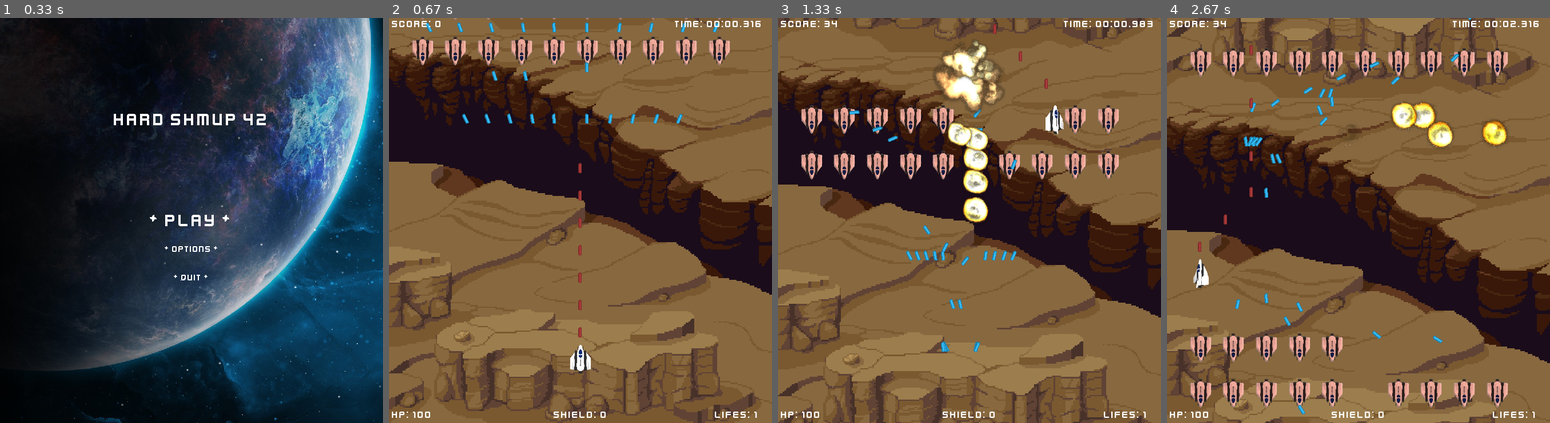
Above: before the commit, frames 1-4 (left to right).
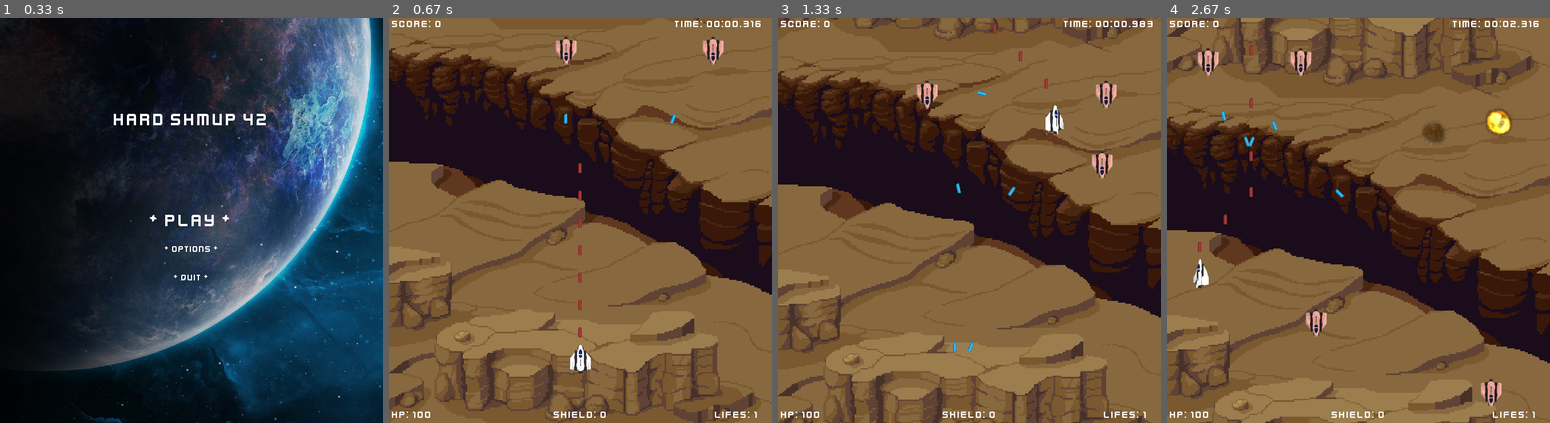
Above: after the commit, the same moments.

Repository: 2ndcouteau/Py_shmup
Game: pygame game, started from srcs/main.py
Two runs of this game, one before a commit and one after it. Both use one fixed random seed, a clock stepped at 60 frames per second and the inputs below.
Inputs:
- Up to frame 1 (0.33 s): no input
- Up to frame 2 (0.67 s): tap Enter at 0.33 s
- Up to frame 3 (1.33 s): hold Up 0.67-1.13 s; hold Right from 1.17 s (still down)
- Up to frame 4 (2.67 s): release Right at 1.63 s; hold Left 1.67-2.2 s; hold Down 2.23-2.53 s; hold Left from 2.57 s (still down)

Frame 1 is identical in both runs. In frame 2, 3.3% of the frame differs, in the area x 5-90%, y 0-27%; in frame 3, 7.9%; in frame 4, 8.6%, in the area x 5-91%, y 0-98%.

Commit message:
[UPDATE] restore old method to test the game

Diff:
--- a/srcs/class_Enemy.py
+++ b/srcs/class_Enemy.py
@@ -38,8 +38,10 @@
 		self.rect = self.image.get_rect()
 		self.rect = self.rect.move(randint(int(self.size[0]), X_WINDOW) - int(self.size[0]) , -int(self.size[1]))
 
-		# while pygame.sprite.spritecollide(self, g.sprites_enemies, False):
-		# 	self.rect.centery -= self.size[1] / 2
+		### FOR RANDOM CREATION -- OLD METHOD -- SEE WAVES.PY ###
+		while pygame.sprite.spritecollide(self, g.sprites_enemies, False):
+			self.rect.centery -= self.size[1] / 2
+		### REPLACEMENT IN PROGRESS ###
 
 		self.mask = pygame.mask.from_surface(self.image)
 
--- a/srcs/class_Game.py
+++ b/srcs/class_Game.py
@@ -169,9 +169,15 @@
 	def generate_enemies(self):
 		self.timer_gen_e -= self.dt
 		if self.timer_gen_e <= 0:
-			for i in range(10):
-				enemy = Enemy(self)
-				enemy.rect.centerx = ((enemy.size[0] / 2) + 15) * (1 + i)
+
+		### FOR RANDOM CREATION -- OLD METHOD -- SEE WAVES.PY ###
+			for i in range(1, 3):
+				Enemy(self)
+		### REPLACEMENT IN PROGRESS ###
+			# for i in range(10):
+			# 	enemy = Enemy(self)
+			# 	enemy.rect.centerx = ((enemy.size[0] / 2) + 15) * (1 + i)
+		### END NEW PART ###
 			# Reset the countdown timer to one second.
 			self.timer_gen_e = ENEMIES_SPAWN_FREQUENCY + randint(0, 3000)
 
